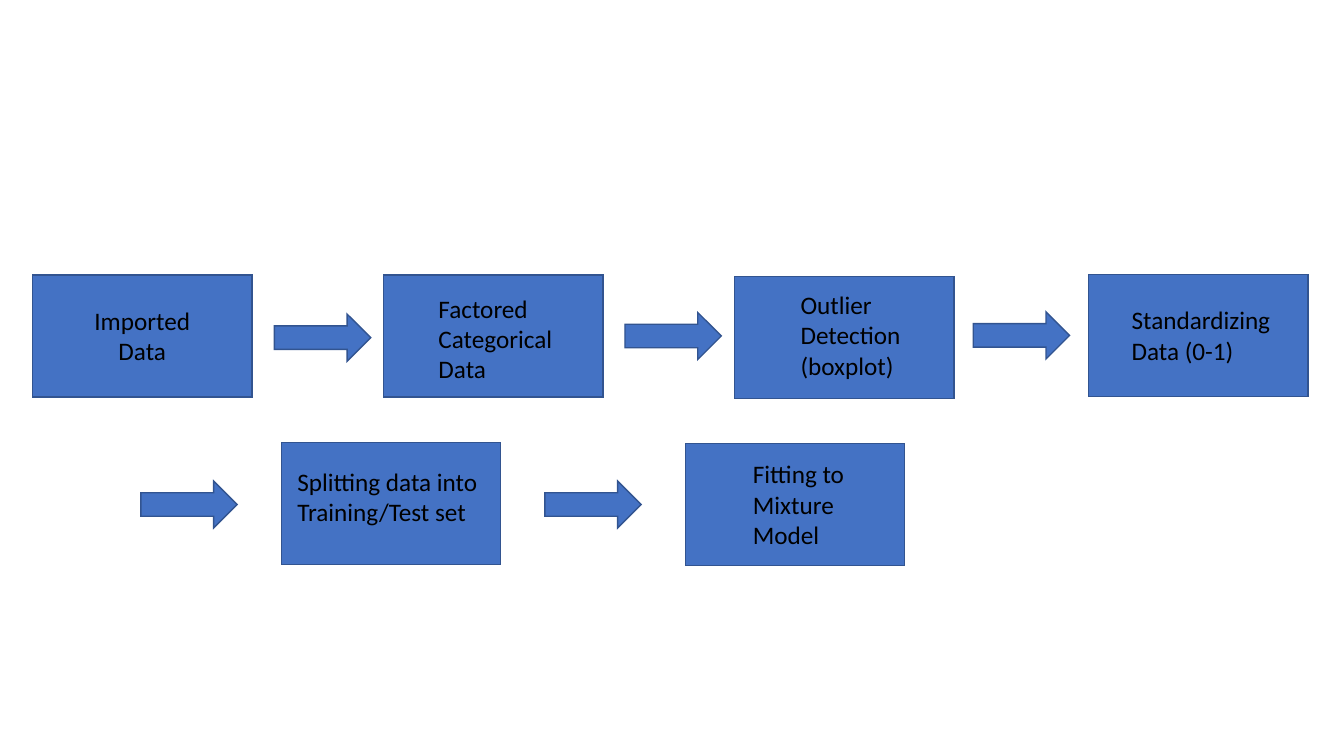
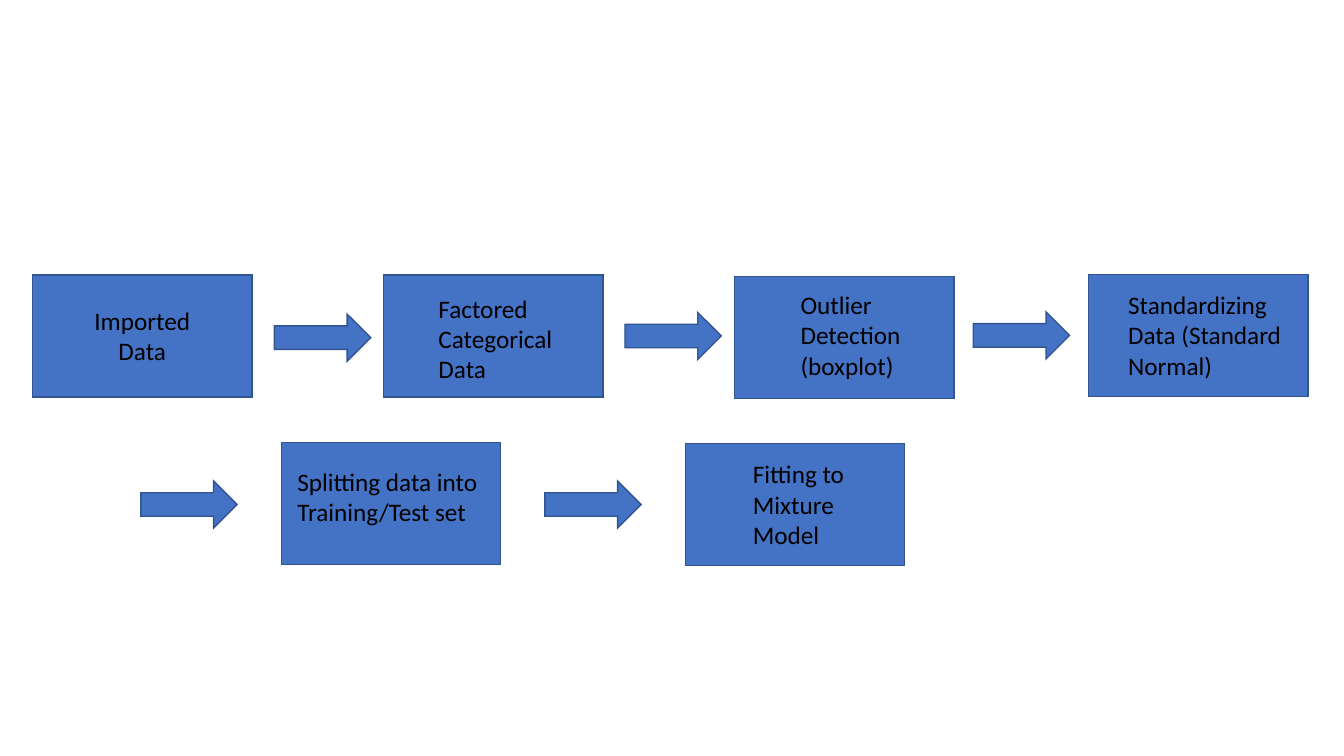
Before and after one commit to donaldsonm731/Asthma_Prediction, a slide deck: slide 1 of MLM Diagram.pptx. Drawn at 1344x756 pixels with LibreOffice and Linux fonts; fonts in the diff are those of the drawing. Boxes give left, top, right and bottom in pixels: in the first picture for what was removed or moved away, otherwise in the second. Text is boxed around its words. In the diff, an @@ line names an element or a change of style, - is before the commit and + after.

Commit message:
'standNorm'

```diff
--- a/MLM Diagram.pptx
+++ b/MLM Diagram.pptx
@@ text "Standardizing": place and size @@
-text "Standardizing" at [1132,311,1270,363]
+text "Standardizing" at [1128,296,1281,379]
@@ text at [1128,326,1281,379]: text changed @@
-Data (0-1)
+Data (Standard Normal)
```
Also in this commit, not shown: 4 other files.
